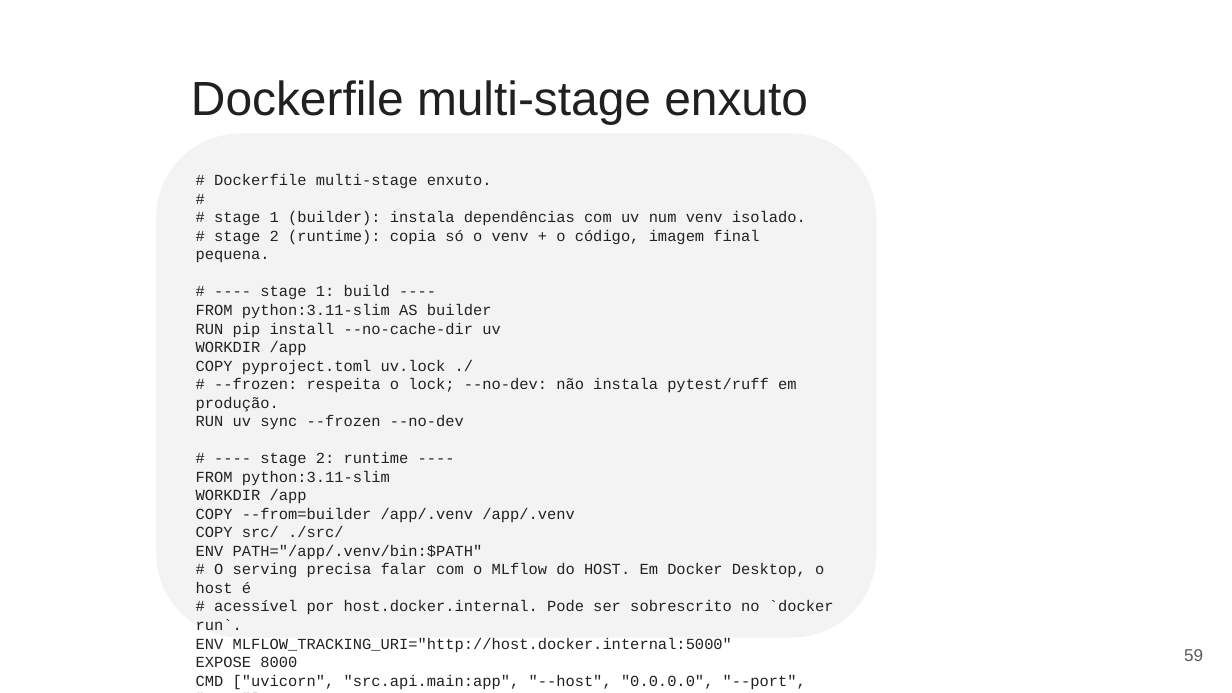
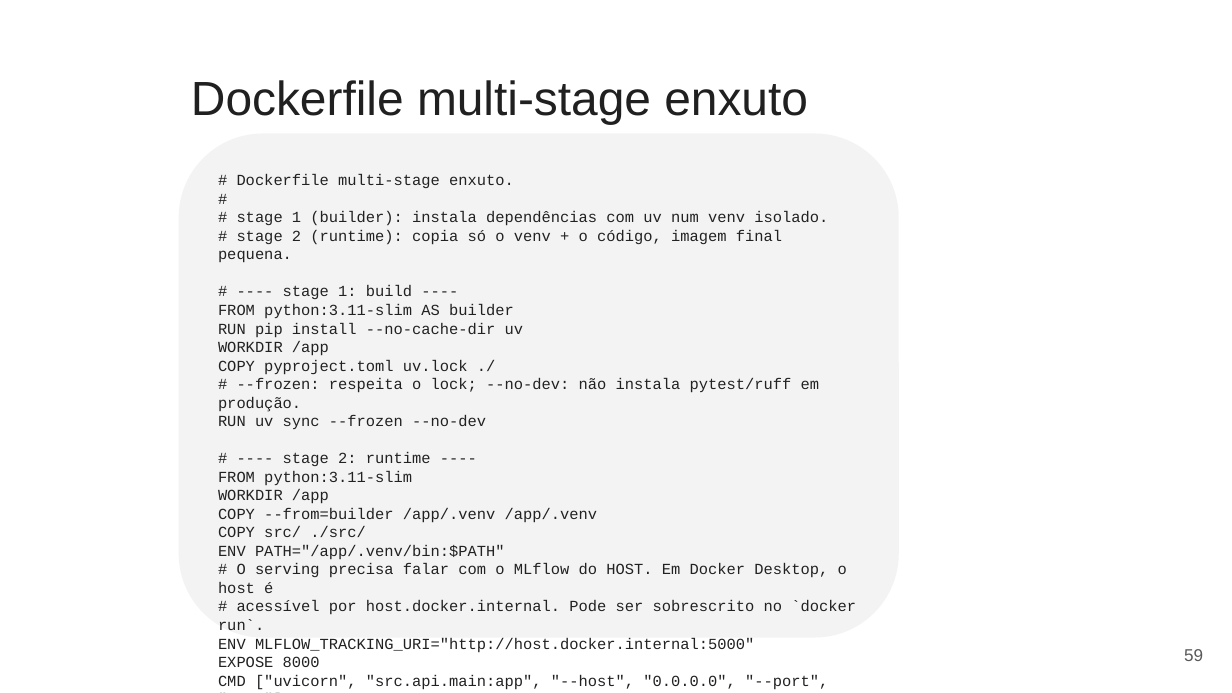
Before and after one commit to gilvanveras/gilvanvmj-mlops-icev, a slide deck: slide 59 of Slides_Sabado.pptx. Drawn at 1232x693 pixels with LibreOffice and Linux fonts; fonts in the diff are those of the drawing; background and template pictures are left out. Boxes give left, top, right and bottom in pixels: in the first picture for what was removed or moved away, otherwise in the second. Text is boxed around its words. In the diff, an @@ line names an element or a change of style, - is before the commit and + after.

```diff
--- a/Slides_Sabado.pptx
+++ b/Slides_Sabado.pptx
@@ rounded rectangle "# Dockerfile multi-stage enxuto.": place and size @@
-rounded rectangle "# Dockerfile multi-stage enxuto." at box(156, 133, 877, 637)
+rounded rectangle "# Dockerfile multi-stage enxuto." at box(179, 133, 899, 637)
```
Also in this commit, not shown: 4 other slides changed, 1 other file.
